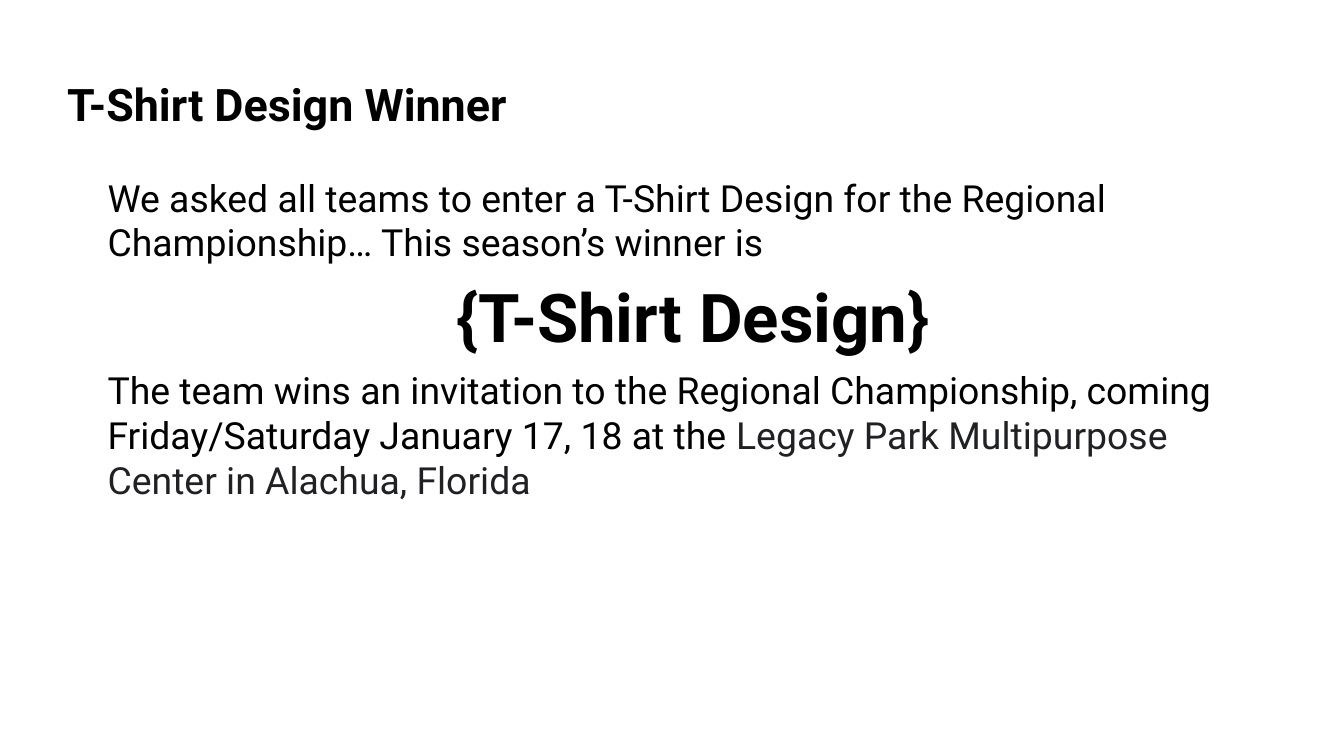
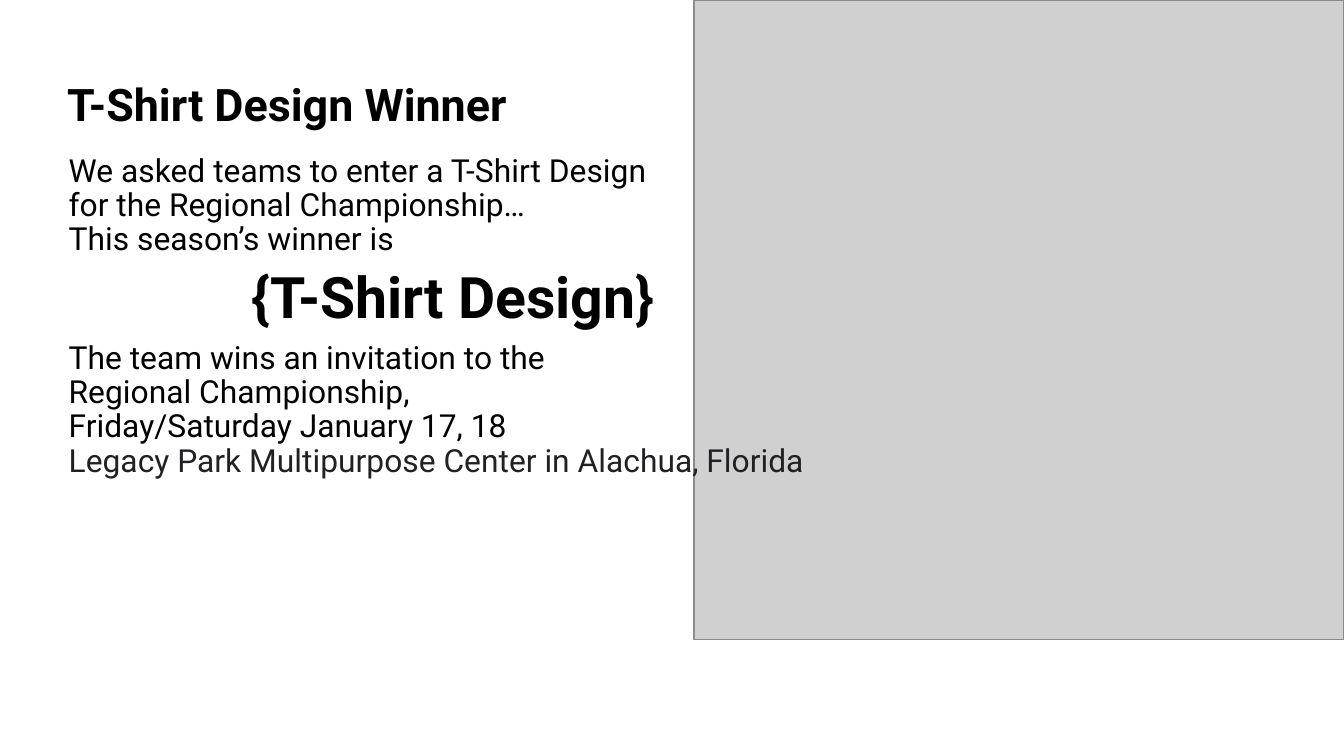
Before and after one commit to bpmerkel/FLLSlides, a slide deck: slide 9 of Api/Templates/Awards Ceremony - Short.pptx. Drawn at 1344x756 pixels with LibreOffice and Linux fonts; fonts in the diff are those of the drawing; grey boxes stand for pictures; background and template pictures are left out. Boxes give left, top, right and bottom in pixels: in the first picture for what was removed or moved away, otherwise in the second. Text is boxed around its words. In the diff, an @@ line names an element or a change of style, - is before the commit and + after.

Commit message:
Updated T-shirt slides in templates

```diff
--- a/Api/Templates/Awards Ceremony - Short.pptx
+++ b/Api/Templates/Awards Ceremony - Short.pptx
@@ picture added at [694,0,1344,640] @@
@@ text "We asked teams to enter ...": place and size @@
-text "We asked teams to enter ..." at [108,183,1211,499]
+text "We asked teams to enter ..." at [69,158,803,480]
@@ text at [69,158,646,251]: text changed; size 20 to 17 pt @@
-We asked all teams to enter a T-Shirt Design for the Regional Championship… This season’s winner is
+We asked teams to enter a T-Shirt Design
+for the Regional Championship…
+This season’s winner is
@@ text at [252,273,654,330]: size 36 to 30.6 pt in "{T-Shirt Design}"; line spacing 1 to 0.9 @@
@@ text at [69,345,803,480]: text changed; size 20 to 17 pt @@
-The team wins an invitation to the Regional Championship, coming Friday/Saturday January 17, 18 at the Legacy Park Multipurpose Center in Alachua, Florida
+The team wins an invitation to the
+Regional Championship,
+Friday/Saturday January 17, 18
+Legacy Park Multipurpose Center in Alachua, Florida
```
Also in this commit, not shown: 1 other file.
